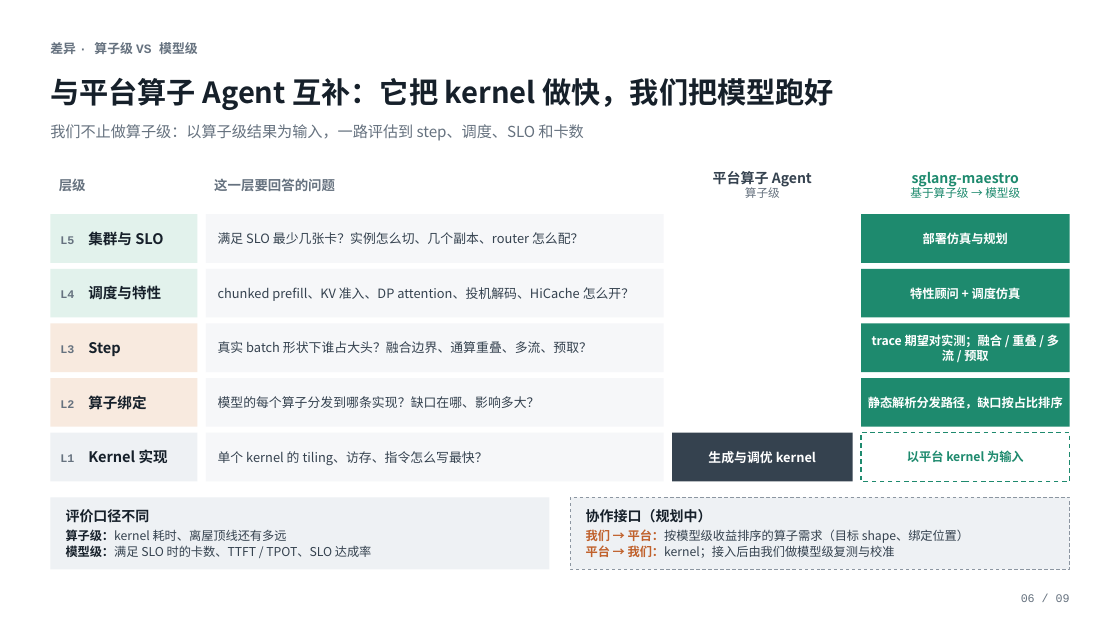
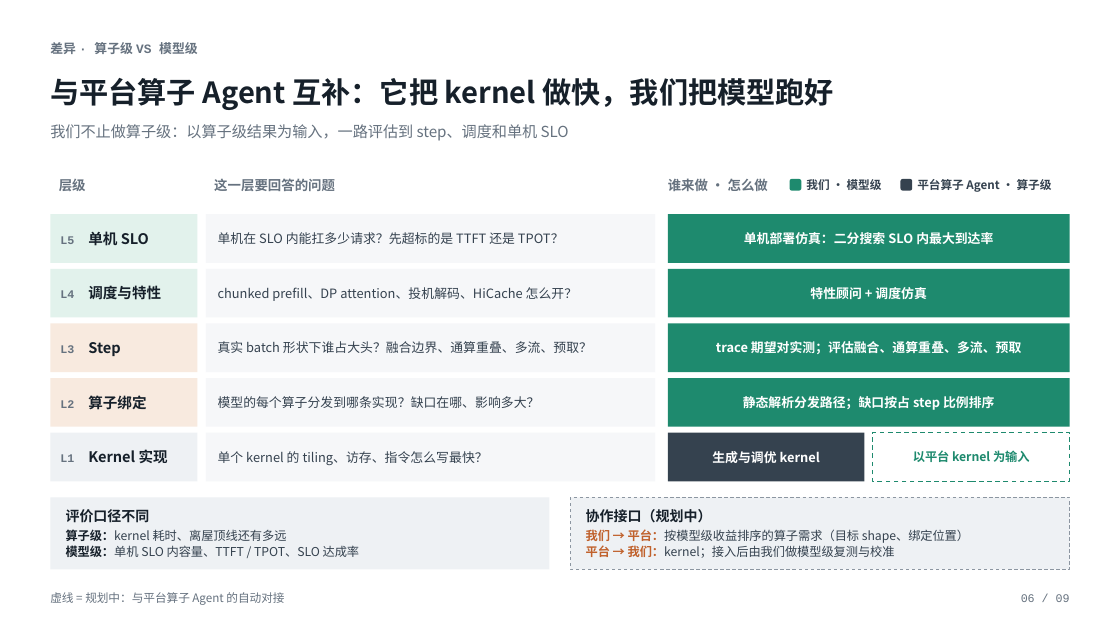
Before and after one commit to learning-sketch/sglang-maestro, a slide deck: slide 6 of slides/sglang_maestro_agent_loops.pptx. Drawn at 1120x630 pixels with LibreOffice and Linux fonts; fonts in the diff are those of the drawing. Boxes give left, top, right and bottom in pixels: in the first picture for what was removed or moved away, otherwise in the second. Text is boxed around its words. In the diff, an @@ line names an element or a change of style, - is before the commit and + after.

```diff
--- a/slides/sglang_maestro_agent_loops.pptx
+++ b/slides/sglang_maestro_agent_loops.pptx
@@ text at box(50, 124, 569, 141): text changed @@
-我们不止做算子级：以算子级结果为输入，一路评估到 step、调度、SLO 和卡数
+我们不止做算子级：以算子级结果为输入，一路评估到 step、调度和单机 SLO
@@ text added at box(668, 178, 768, 191), 11.5 pt, text #66727F, bold @@
+谁来做 · 怎么做
@@ rounded rectangle added at box(790, 179, 802, 191), fill #1E8A6E @@
@@ text added at box(806, 177, 882, 193), 10 pt, text #35424F, bold @@
+我们 · 模型级
@@ rounded rectangle added at box(901, 179, 912, 191), fill #35424F @@
@@ text removed at box(910, 172, 1020, 198) @@
-sglang-maestro
-基于算子级 → 模型级
@@ text at box(917, 179, 1052, 192): text changed; size 12 to 10 pt @@
-平台算子 Agent
-算子级
+平台算子 Agent · 算子级
@@ text in rectangle at box(60, 231, 149, 246): text changed @@
-L5 集群与 SLO
+L5 单机 SLO
@@ rectangle "单机在 SLO 内能扛多少请求？先超标的是 TTFT 还是 ...": place and size @@
-rectangle "单机在 SLO 内能扛多少请求？先超标的是 TTFT 还是 ..." at box(206, 214, 664, 263)
+rectangle "单机在 SLO 内能扛多少请求？先超标的是 TTFT 还是 ..." at box(206, 214, 655, 263)
@@ text in rectangle at box(218, 232, 564, 244): text changed @@
-满足 SLO 最少几张卡？实例怎么切、几个副本、router 怎么配？
+单机在 SLO 内能扛多少请求？先超标的是 TTFT 还是 TPOT？
@@ rectangle added at box(668, 214, 1070, 263), fill #1E8A6E, 11 pt, text #FFFFFF, bold @@
+单机部署仿真：二分搜索 SLO 内最大到达率
@@ rectangle removed at box(861, 214, 1070, 263) @@
-部署仿真与规划
@@ rectangle "chunked prefill、DP attention、投机解码、HiCache 怎么开？": place and size @@
-rectangle "chunked prefill、DP attention、投机解码、HiCache 怎么开？" at box(206, 269, 664, 318)
+rectangle "chunked prefill、DP attention、投机解码、HiCache 怎么开？" at box(206, 269, 655, 318)
@@ rectangle "特性顾问 + 调度仿真": place and size @@
-rectangle "特性顾问 + 调度仿真" at box(861, 269, 1070, 318)
+rectangle "特性顾问 + 调度仿真" at box(668, 269, 1070, 318)
@@ rectangle "特性顾问 + 调度仿真" at box(668, 269, 1070, 318): size 10.5 to 11 pt; line spacing 1.05 to 1 @@
@@ text in rectangle at box(218, 287, 577, 301): text changed @@
-chunked prefill、KV 准入、DP attention、投机解码、HiCache 怎么开？
+chunked prefill、DP attention、投机解码、HiCache 怎么开？
@@ rectangle "trace 期望对实测；评估融合、通算重叠、多流、预取": place and size @@
-rectangle "trace 期望对实测；评估融合、通算重叠、多流、预取" at box(861, 323, 1070, 372)
+rectangle "trace 期望对实测；评估融合、通算重叠、多流、预取" at box(668, 323, 1070, 372)
@@ text in rectangle at box(716, 341, 1021, 354): text changed; size 10.5 to 11 pt @@
-trace 期望对实测；融合 / 重叠 / 多流 / 预取
+trace 期望对实测；评估融合、通算重叠、多流、预取
@@ rectangle "静态解析分发路径；缺口按占 step 比例排序": place and size @@
-rectangle "静态解析分发路径；缺口按占 step 比例排序" at box(861, 378, 1070, 427)
+rectangle "静态解析分发路径；缺口按占 step 比例排序" at box(668, 378, 1070, 427)
@@ text in rectangle at box(743, 396, 994, 410): text changed; size 10.5 to 11 pt @@
-静态解析分发路径，缺口按占比排序
+静态解析分发路径；缺口按占 step 比例排序
@@ rectangle "单个 kernel 的 tiling、访存、指令怎么写最快？": place and size @@
-rectangle "单个 kernel 的 tiling、访存、指令怎么写最快？" at box(206, 433, 664, 481)
+rectangle "单个 kernel 的 tiling、访存、指令怎么写最快？" at box(206, 433, 655, 481)
@@ rectangle "生成与调优 kernel": place and size @@
-rectangle "生成与调优 kernel" at box(672, 433, 853, 481)
+rectangle "生成与调优 kernel" at box(668, 433, 865, 481)
@@ rectangle "以平台 kernel 为输入": place and size @@
-rectangle "以平台 kernel 为输入" at box(861, 433, 1070, 481)
+rectangle "以平台 kernel 为输入" at box(873, 433, 1070, 481)
@@ text at box(66, 545, 360, 557): text changed @@
-模型级：满足 SLO 时的卡数、TTFT / TPOT、SLO 达成率
+模型级：单机 SLO 内容量、TTFT / TPOT、SLO 达成率
@@ text added at box(50, 592, 284, 605), 10 pt, text #66727F @@
+虚线 = 规划中：与平台算子 Agent 的自动对接
```
Also in this commit, not shown: 8 other slides changed.
